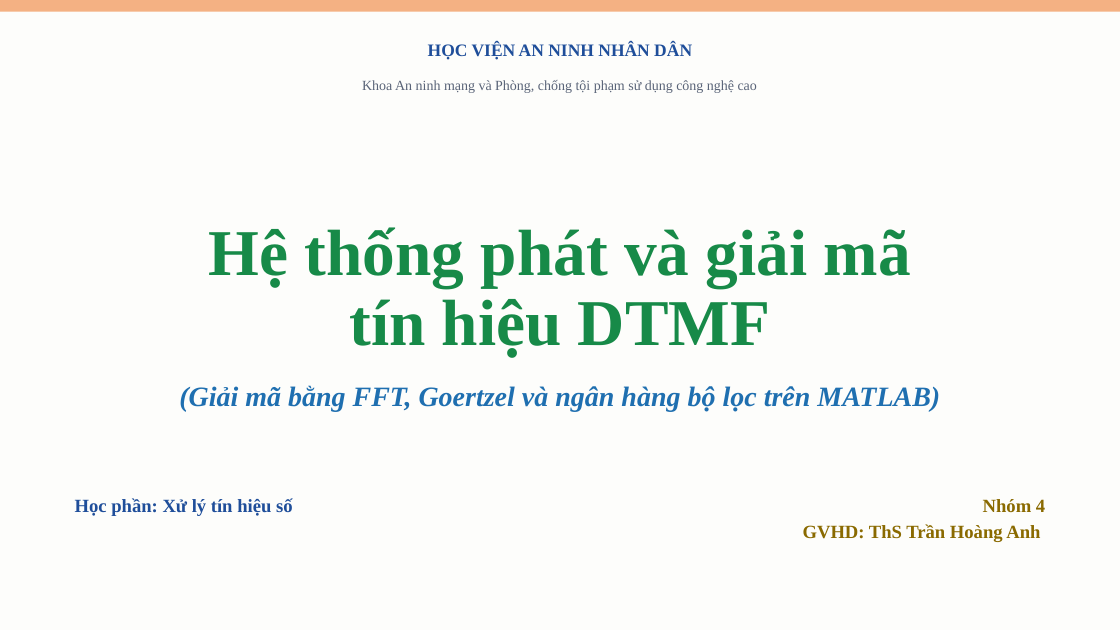
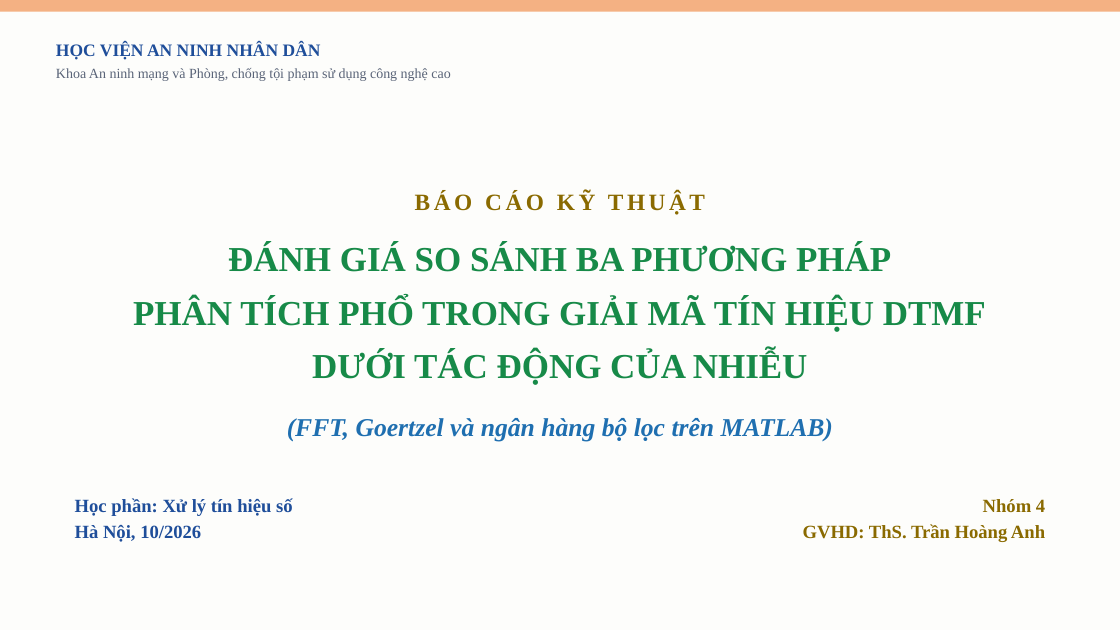
Before and after one commit to AIVIETNAM-AIO-DoHongNhat/DTMF, a slide deck: slide 1 of slides/Hệ thống phát và giải mã tín hiệu DTMF.pptx. Drawn at 1120x630 pixels with LibreOffice and Linux fonts; fonts in the diff are those of the drawing. Boxes give left, top, right and bottom in pixels: in the first picture for what was removed or moved away, otherwise in the second. Text is boxed around its words. In the diff, an @@ line names an element or a change of style, - is before the commit and + after.

```diff
--- a/slides/Hệ thống phát và giải mã tín hiệu DTMF.pptx
+++ b/slides/Hệ thống phát và giải mã tín hiệu DTMF.pptx
@@ text "HỌC VIỆN AN NINH NHÂN ...": place and size @@
-text "HỌC VIỆN AN NINH NHÂN ..." at <box>428,42,692,60</box>
+text "HỌC VIỆN AN NINH NHÂN ..." at <box>56,42,321,60</box>
@@ text "HỌC VIỆN AN NINH NHÂN ..." at <box>56,42,321,60</box>: alignment centre to left @@
@@ text "Khoa An ninh mạng và ..." at <box>56,68,450,81</box>: alignment centre to left @@
@@ text "Khoa An ninh mạng và ...": place and size @@
-text "Khoa An ninh mạng và ..." at <box>362,80,757,93</box>
+text "Khoa An ninh mạng và ..." at <box>56,68,450,81</box>
@@ text at <box>415,192,705,215</box>: text changed; size 56 to 20 pt; text colour #178A48 to #8A6A00 @@
-Hệ thống phát và giải mã
-tín hiệu DTMF
+BÁO CÁO KỸ THUẬT
@@ title added at <box>133,243,986,385</box>, 30 pt, text #178A48, bold @@
+ĐÁNH GIÁ SO SÁNH BA PHƯƠNG PHÁP
+PHÂN TÍCH PHỔ TRONG GIẢI MÃ TÍN HIỆU DTMF
+DƯỚI TÁC ĐỘNG CỦA NHIỄU
@@ text at <box>287,418,833,441</box>: text changed; size 24 to 22 pt @@
-(Giải mã bằng FFT, Goertzel và ngân hàng bộ lọc trên MATLAB)
+(FFT, Goertzel và ngân hàng bộ lọc trên MATLAB)
@@ text at <box>75,525,201,542</box>: paragraph added @@
+Hà Nội, 10/2026
@@ text at <box>803,524,1045,542</box>: text changed @@
-GVHD: ThS Trần Hoàng Anh
+GVHD: ThS. Trần Hoàng Anh
```
Also in this commit, not shown: 14 other slides changed, 11 slides added, 2 slides removed, 5 other files.
